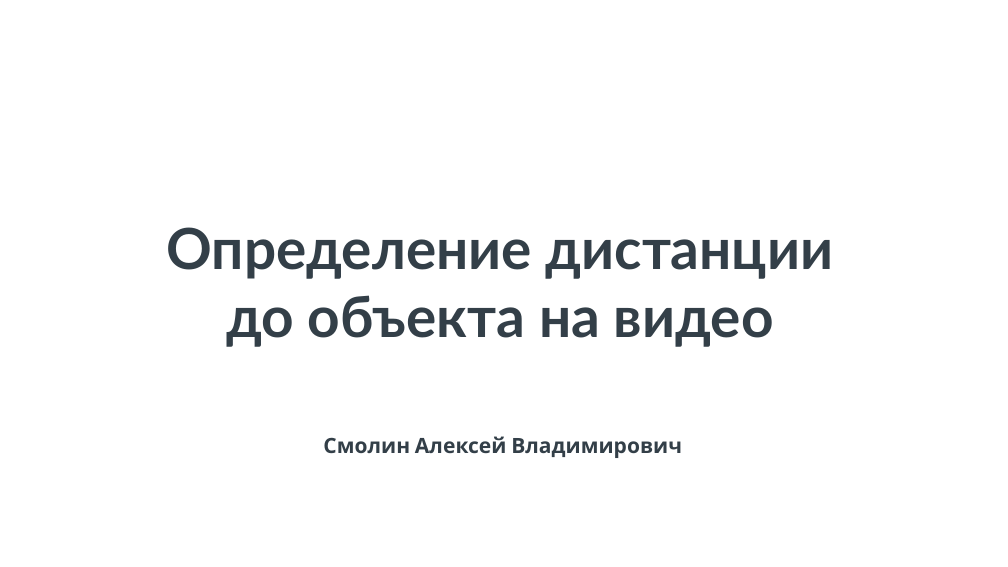
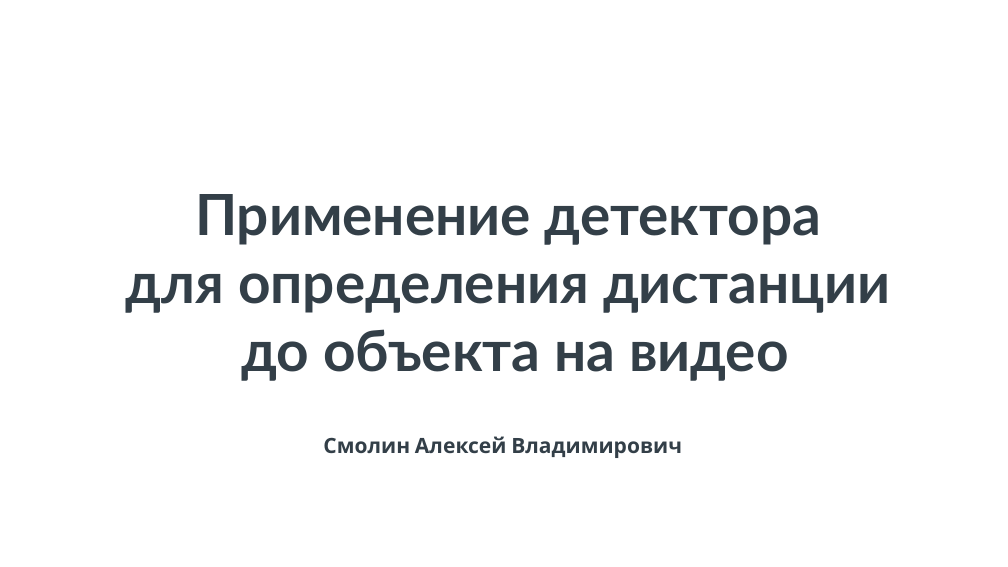
Before and after one commit to alexj-smolin/ds-school-project, a slide deck: slide 1 of references/Презентация проекта.pptx. Drawn at 1008x567 pixels with LibreOffice and Linux fonts; fonts in the diff are those of the drawing; background and template pictures are left out. Boxes give left, top, right and bottom in pixels: in the first picture for what was removed or moved away, otherwise in the second. Text is boxed around its words. In the diff, an @@ line names an element or a change of style, - is before the commit and + after.

```diff
--- a/references/Презентация проекта.pptx
+++ b/references/Презентация проекта.pptx
@@ text at [126, 194, 890, 381]: text changed @@
-Определение дистанции до объекта на видео
+Применение детектора
+для определения дистанции
+до объекта на видео
```
Also in this commit, not shown: 6 other slides changed, 13 other files.
